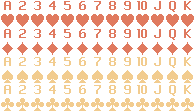
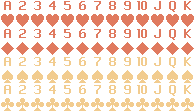
Revision of a layered 195x112 image; what changed, layer by layer:
added layer "root Merged" (1st of 2) above "root Merged" over [1, 43, 194, 54]
painted on "root Merged" (2nd of 2) over [1, 43, 194, 54]
